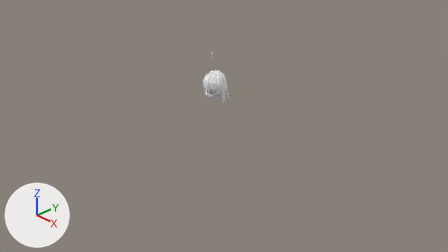
What one commit did to the Blender file Zhonja.blend.
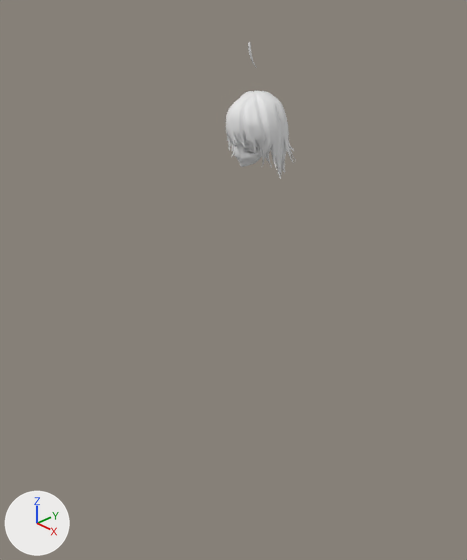
There are two pictures of each version: one from the file's camera 'Camera', one close up on the part from 26% to 66% of the width and 14% to 100% of the height. The lights are fixed; the arrows at lower left show +X, +Y and +Z.
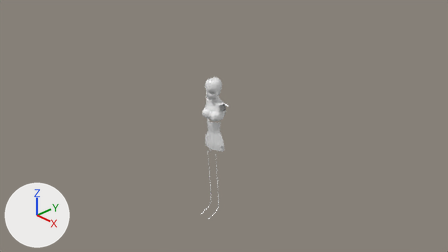
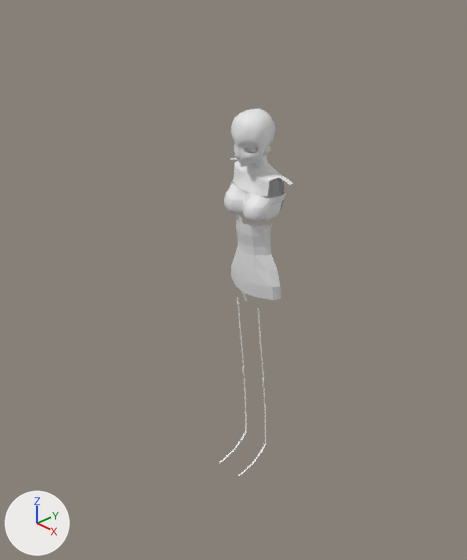
What differs and where, as boxes (x1, y1, x2, y2) in the close-ups (467 x 560 px):
'Plane.002', added: after (219, 155, 293, 476)
'Plane.001', hidden: before (226, 42, 296, 179)
'Plane', unchanged, uncovered by the edit: before (234, 135, 271, 167); after (231, 109, 275, 167)

Diff of the bpy script that builds the scene:
```diff
--- a/Zhonja.blend.py
+++ b/Zhonja.blend.py
@@ me_plane_004 @@
+me_plane_004.from_pydata(...)  # 331 vertices, 251 faces; spans x 0.0..0.39, y -3.15..0.04, z -0.43..0.13
@@ ob_plane_001 @@
 _m = ob_plane_001.modifiers.new('Subsurf', 'SUBSURF')
 _m.levels = 0
+ob_plane_001.hide_set(True)  # its collection is switched off
@@ ob_plane_002 @@
+ob_plane_002 = bpy.data.objects.new('Plane.002', me_plane_004)
+ob_plane_002.location = (0.0, 0.0, 1.113)
+ob_plane_002.rotation_euler = (1.571, 0.0, 0.0)  # degrees (90, 0, 0)
+_m = ob_plane_002.modifiers.new('Mirror', 'MIRROR')
```
